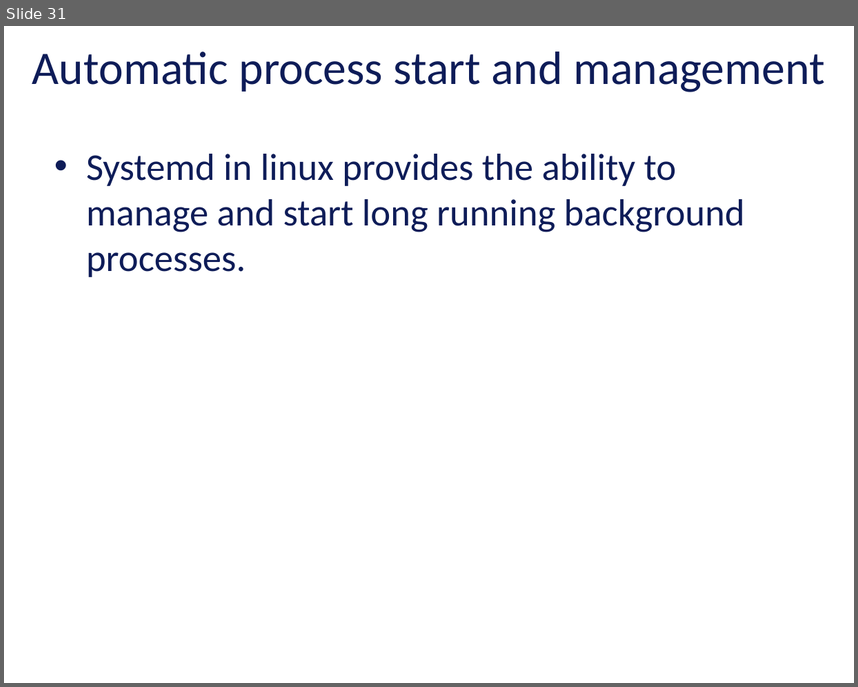
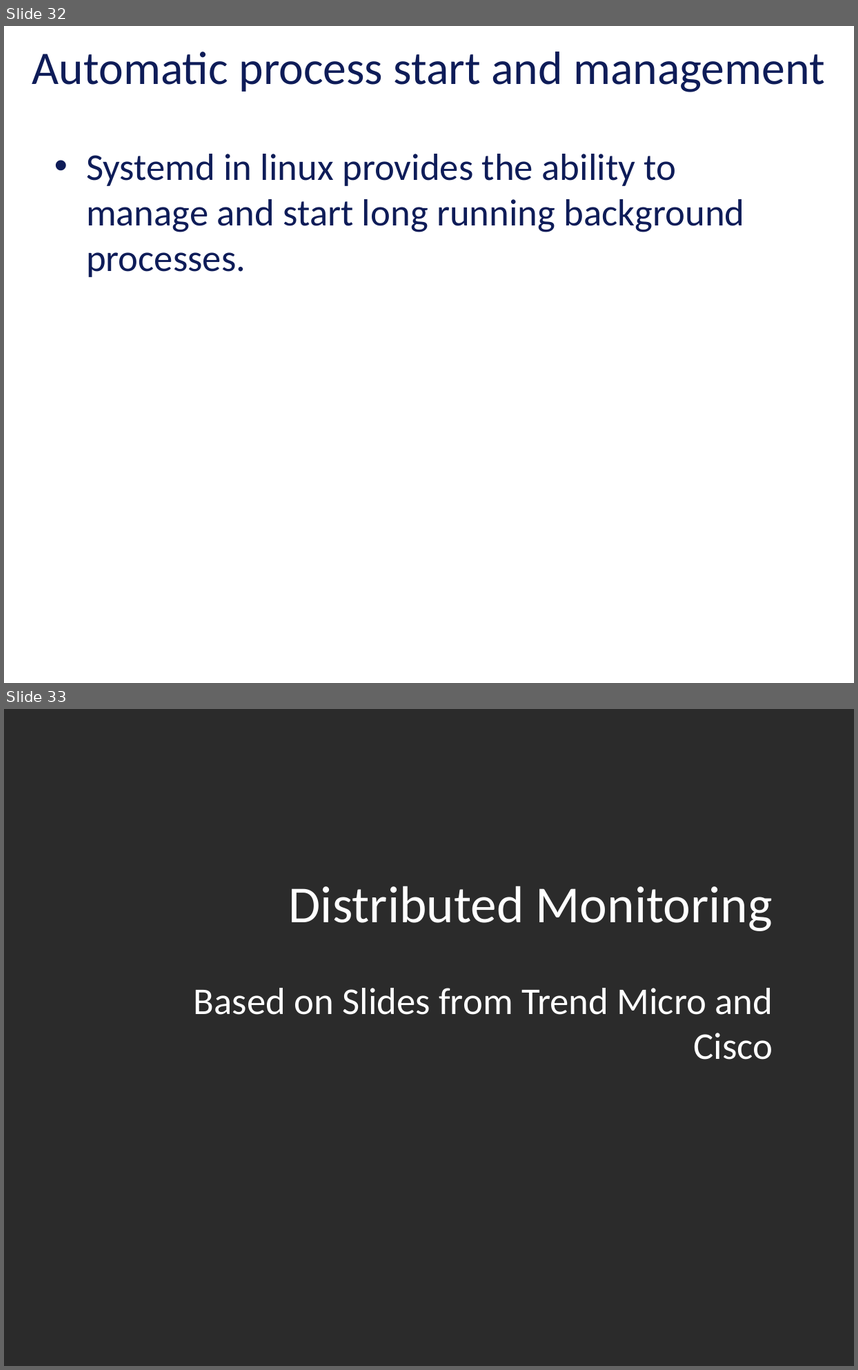
Before and after one commit to vu-resilient-distributed-systems/lectures-fall-2019, a slide deck: Module-4-Finding-Failures/04_1-monitoring.pptx. Shown one above the other, each under a label of ours: slide 31 before the commit, slides 32 and 33 after it. The pictures are 858x687 and 858x1370 pixels, drawn with LibreOffice and Linux fonts; fonts in the diff are those of the drawing; background and template pictures are left out; a plain dark background stands for a picture behind light text. Boxes give left, top, right and bottom in pixels: in the first picture for what was removed or moved away, otherwise in the second. Text is boxed around its words. In the diff, an @@ line names an element or a change of style, - is before the commit and + after.

```diff
--- a/Module-4-Finding-Failures/04_1-monitoring.pptx
+++ b/Module-4-Finding-Failures/04_1-monitoring.pptx
@@ slide 33 added at [4,709,854,1366], background picture (left out) @@
@@ title added at [289,886,773,931], 48.4 pt, text #FFFFFF @@
+Distributed Monitoring
@@ subtitle added at [194,988,773,1060], 35.2 pt, text #FFFFFF @@
+Based on Slides from Trend Micro and Cisco
@@ what was slide 31 is now slide 32 @@
```
Also in this commit, not shown: 1 slide changed, 34 other slides added, 1 slide removed.
